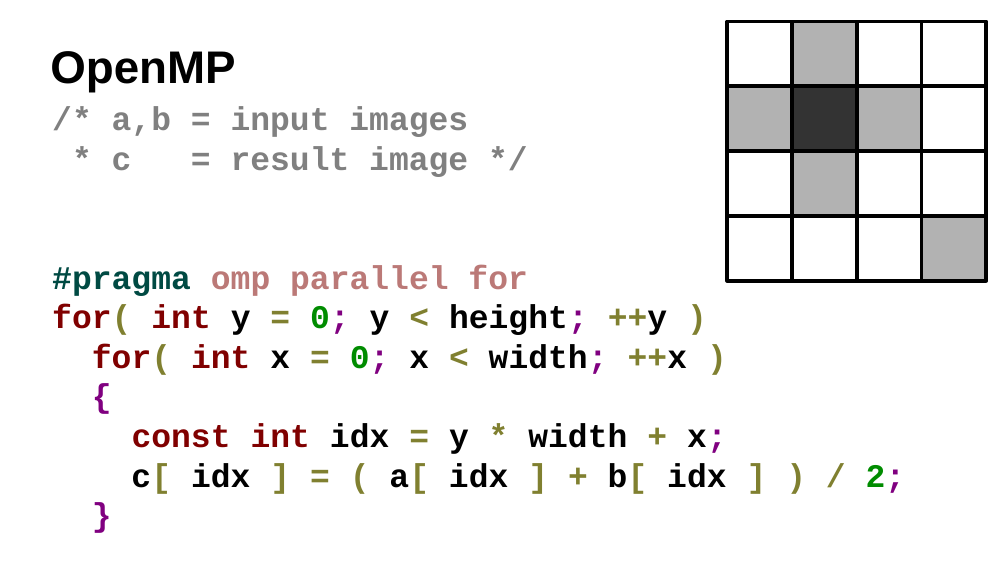
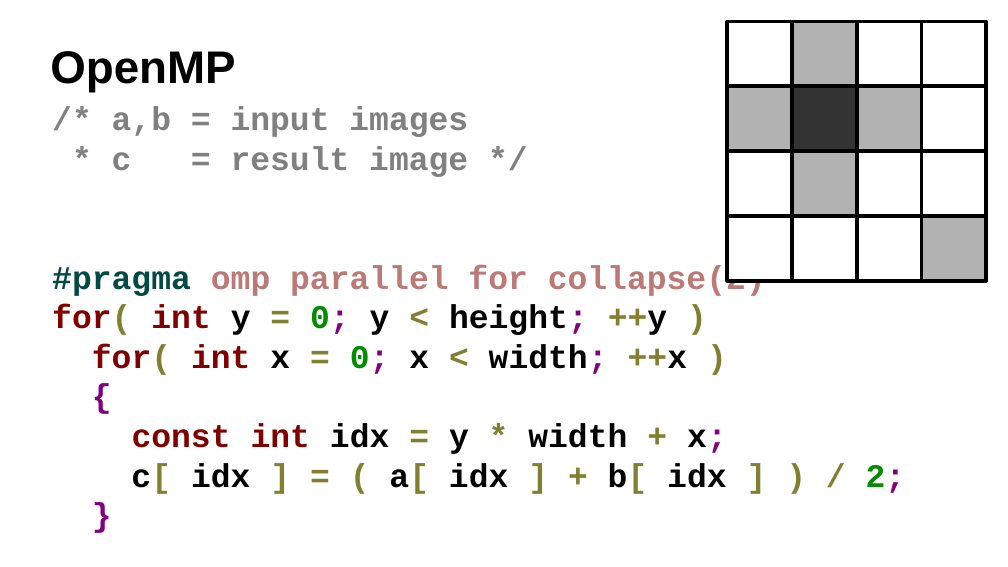
Before and after one commit to ax3l/datenspuren_2016, a slide deck: slide 56 of Slides.odp (slide 54 before the commit). Drawn at 1008x567 pixels with LibreOffice and Linux fonts; fonts in the diff are those of the drawing; background and template pictures are left out. Boxes give left, top, right and bottom in pixels: in the first picture for what was removed or moved away, otherwise in the second. Text is boxed around its words. In the diff, an @@ line names an element or a change of style, - is before the commit and + after.

```diff
--- a/Slides.odp
+++ b/Slides.odp
@@ text at <box>52,265,766,296</box>: text changed @@
-#pragma omp parallel for
+#pragma omp parallel for collapse(2)
```
Also in this commit, not shown: 4 other slides changed, 3 slides added.
